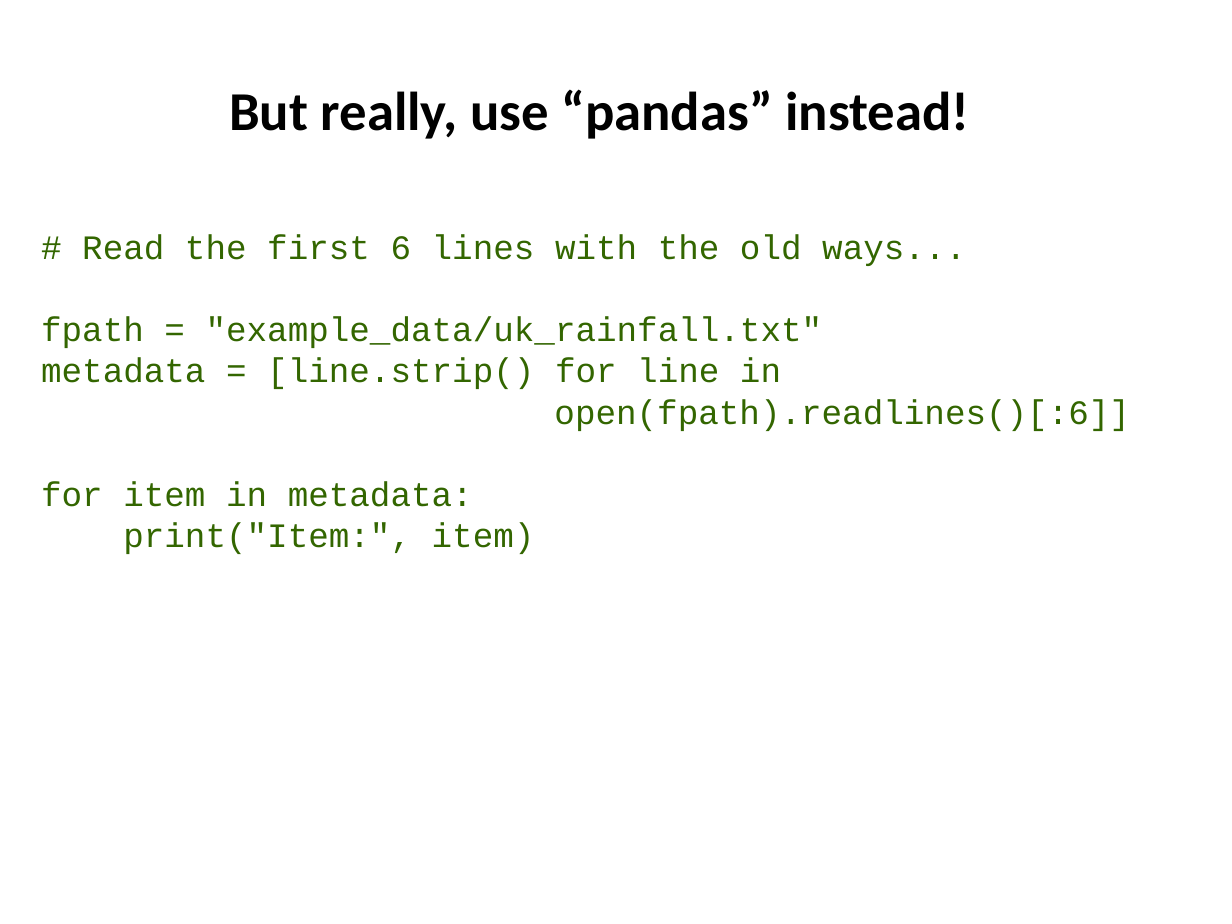
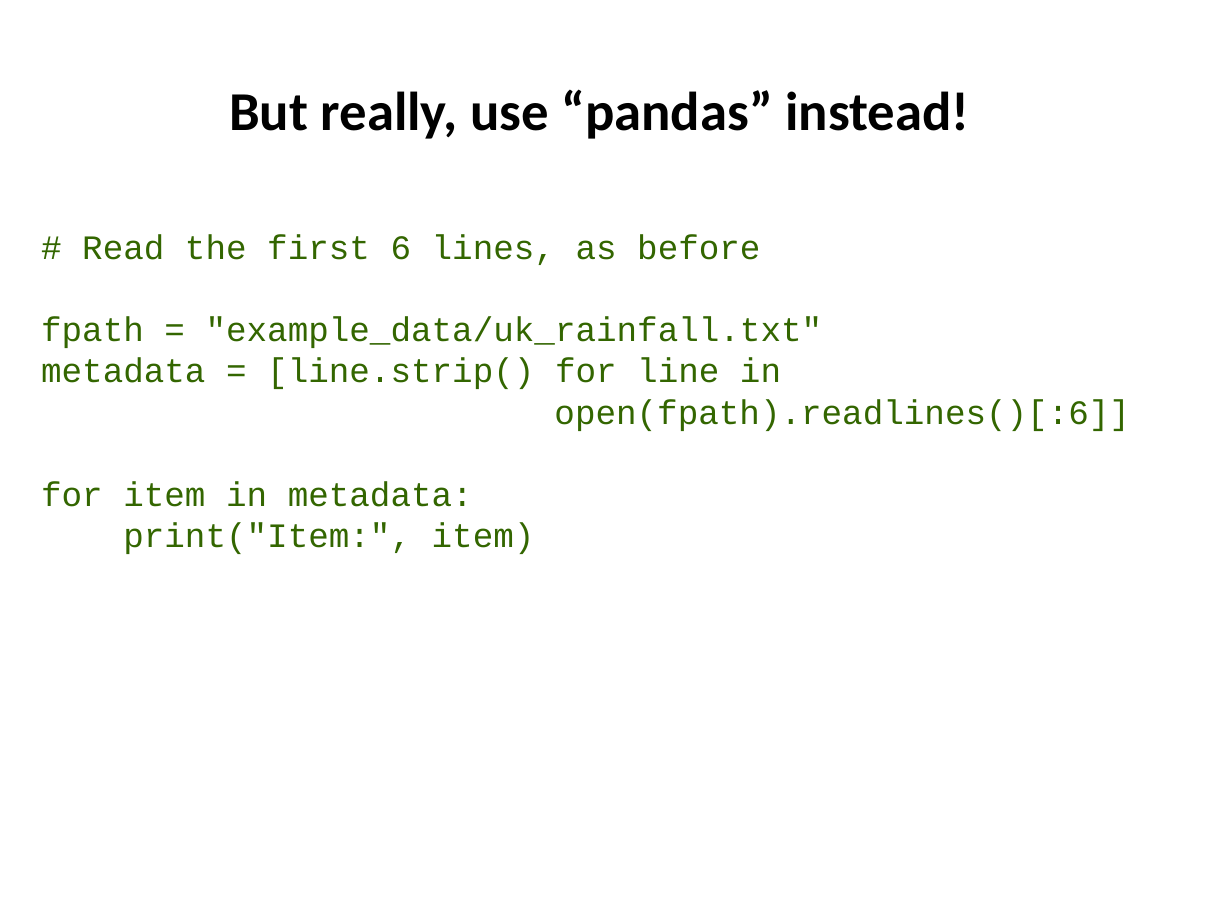
Before and after one commit to ncasuk/ncas-isc, a slide deck: slide 24 of python-data/slides/02_python_text_formats.pptx. Drawn at 1232x924 pixels with LibreOffice and Linux fonts; fonts in the diff are those of the drawing; background and template pictures are left out. Boxes give left, top, right and bottom in pixels: in the first picture for what was removed or moved away, otherwise in the second. Text is boxed around its words. In the diff, an @@ line names an element or a change of style, - is before the commit and + after.

```diff
--- a/python-data/slides/02_python_text_formats.pptx
+++ b/python-data/slides/02_python_text_formats.pptx
@@ text at (82, 234, 760, 265): text changed @@
-# Read the first 6 lines with the old ways...
+# Read the first 6 lines, as before
```
Also in this commit, not shown: 1 other slide changed, 1 other file.
